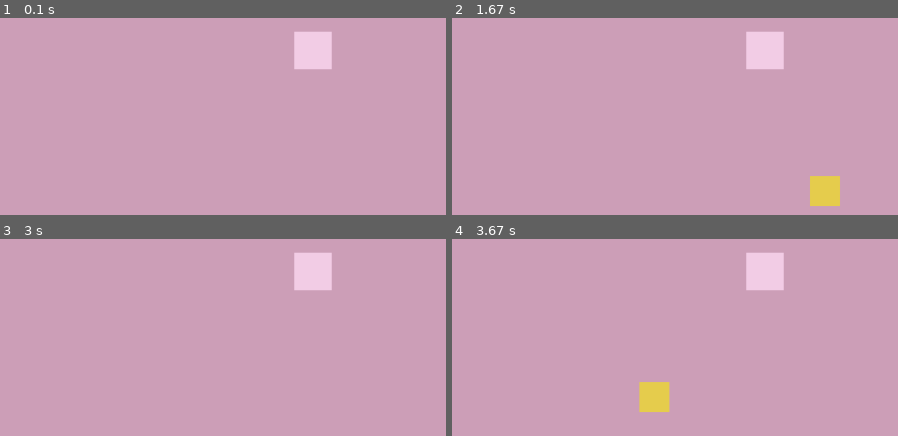
Above: before the commit, frames 1-4 (two rows, left to right).
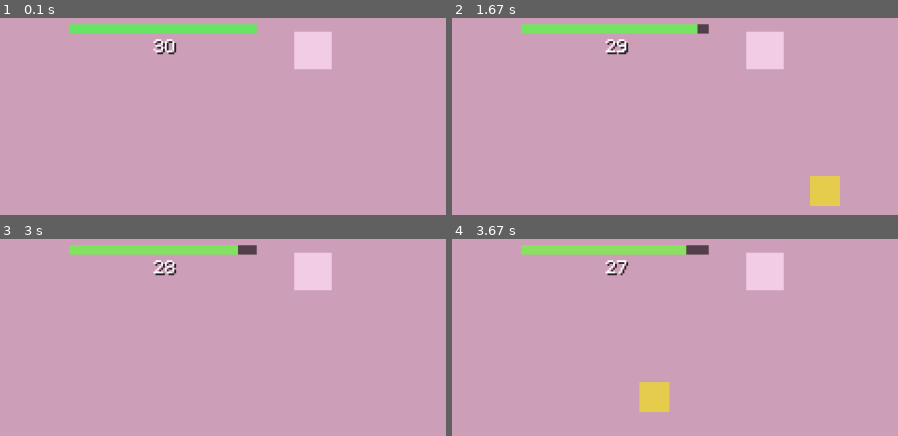
Above: after the commit, the same moments.

Repository: Lallethu/journey-trough-jhell
Game: LÖVE game, started from main.lua
Two runs of this game, one before a commit and one after it. Both use one fixed random seed, a clock stepped at 60 frames per second and the inputs below.
Inputs (mouse positions are % of the whole screen's width and height, from its top left):
- Up to frame 1 (0.1 s): no input
- Up to frame 2 (1.67 s): hold Right 0.33-0.8 s; move the mouse to (46, 68) at 0.37 s; hold Up 0.88-1.18 s; move the mouse to (82, 59) at 0.92 s; hold Right from 1.22 s (still down); move the mouse to (50, 71) at 1.25 s
- Up to frame 3 (3 s): release Right at 1.68 s; hold Left 1.72-2.25 s; move the mouse to (26, 64) at 1.75 s; hold Down 2.28-2.58 s; move the mouse to (60, 91) at 2.32 s; hold Left from 2.62 s (still down); move the mouse to (18, 93) at 2.65 s
- Up to frame 4 (3.67 s): release Left at 3.02 s; hold Up 3.05-3.42 s; move the mouse to (65, 18) at 3.08 s; hold Right from 3.45 s (still down); move the mouse to (outside the picture) at 3.48 s
The pictures show only the part of the screen within x 32-82%, y 0-50%; the shares and areas given below are measured in that part.

The runs differ from the first frame. In frame 1, 2.4% of the frame differs, in the area x 15-58%, y 3-19%; in frame 2, 2.4%; in frame 3, 2.4%; in frame 4, 2.4%.

Commit message:
Add the timer display to the HUD

Diff:
--- a/src/ui/hud.lua
+++ b/src/ui/hud.lua
@@ -142,6 +142,7 @@
 
   hint(world)
   counter(world)
+  timer(timeLeft)
   love.graphics.pop()
 end
 
